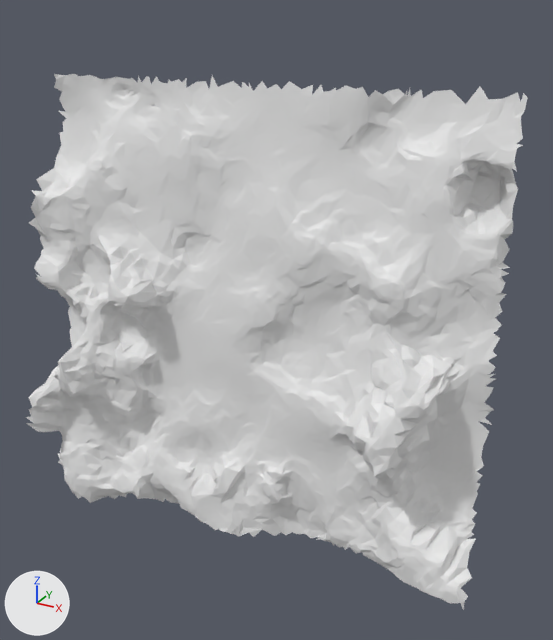
The glTF model moon small_tiles/tile_177.glb as it was, and as the next commit left it.
Before and after are seen from a 50 mm camera at (7.88, -35.42, 6.0) aimed at (4.17, -28.69, 2.63). Arrows for +X, +Y and +Z are at lower left; the lights stay in place. The first picture is the older version. Vertices at exactly the same position are counted once.

In view in the first picture: 't177'.
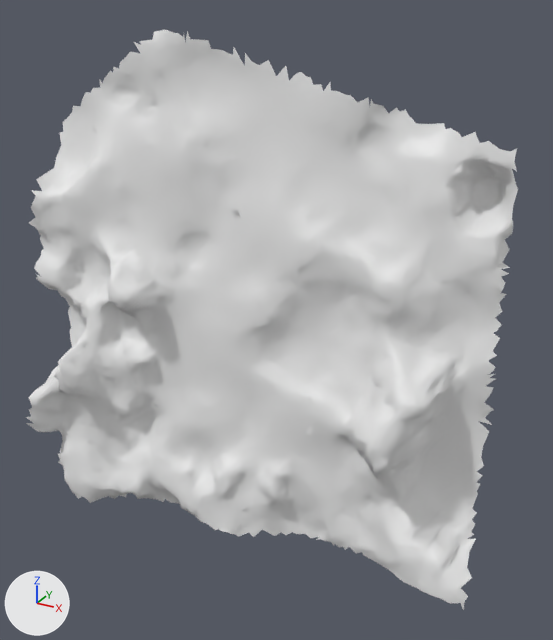
Boxes (x1, y1, x2, y2) around the edits, measured in the pictures (553 x 640 px):
't177', reshaped (8% taller)
    before: (26, 74, 528, 609)
    after: (26, 30, 518, 609)
part 1 of me_t177, reshaped
    before: (54, 74, 528, 151)
    after: (104, 30, 331, 94)

What changed in the scene script:
```text
Change me_t177:
    used by ob_t177; location = (0.0, 0.0, 0.0)
    remove me_t177.from_pydata(...)  # 5072 vertices, 9816 faces; spans x 1.22..6.64, y -29.82..-27.7, z -0.07..5.12
    add me_t177.from_pydata(...)  # 5119 vertices, 9918 faces; spans x 1.26..6.64, y -29.82..-27.7, z -0.07..5.55
    me_t177 part 1
    94 vertices are removed from x 1.22..6.41, y -28.68..-27.78, z 4.59..5.11
    177 faces are deleted
    141 vertices are added at x 2.01..4.52, y -28.55..-28.19, z 5.07..5.55
    279 new faces join them
```
